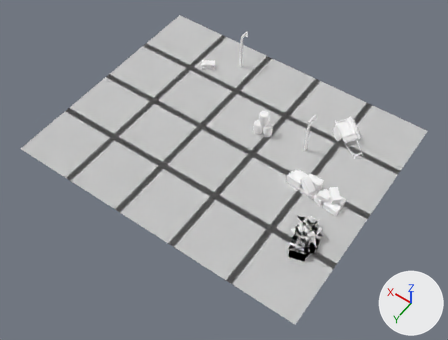
The glTF model mods/shared-extra-goods/data/jakob/tea/tea_factory/propsonly_tea_factory_2.gltf as it was, and as the next commit left it.
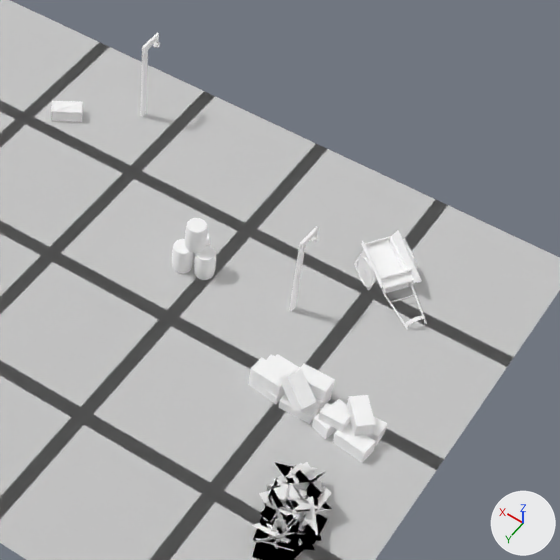
Old and new are each drawn whole from a 50 mm camera at (-3.76, 5.33, 7.56) aimed at (-0.28, 0.45, -0.11) and again close up on the part from 40% to 94% of the width and 5% to 76% of the height. Lighting does not change. The marker at lower right points along +X, +Y and +Z. Where no turn or scale is listed for an object, it has been applied to the vertices.

Objects in the first close-up: 'file_b2_ground1.013', 'file_b2_ground3.015', 'file_b2_ground3.062', 'file_b2_ground3.068', 'file_b2_ground3.069', 'file_b2_ground3.071', 'file_b2_ground3.072', 'file_b2_ground3.073', 'file_b2_ground3.074', 'file_ground.012', 'file_ground.014', 'file_ground.021', 'prop_box_b2_2', 'prop_box_pile_b2_3', 'prop_box_pile_b2_4', 'prop_carriage_b2_1'.
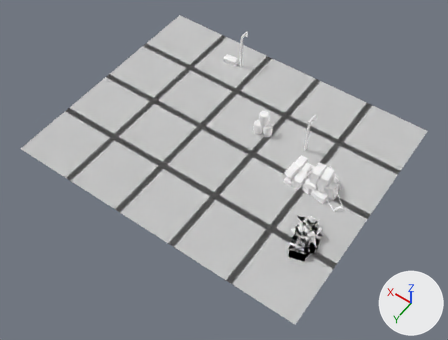
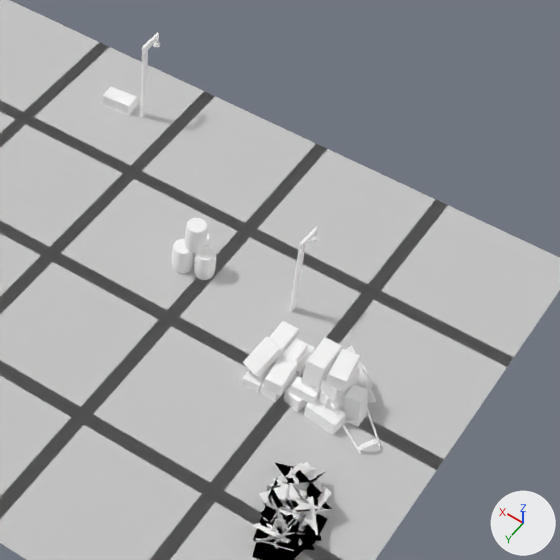
Where the change shows, as pixel boxes [x1, y1, x2, y2] in the close-ups (560 x 560 px):
'prop_box_pile_b2_3', moved, turned: before [248, 354, 335, 424]; after [242, 321, 315, 402]
'prop_box_pile_b2_4', moved: before [312, 395, 387, 463]; after [284, 376, 346, 435]
'prop_carriage_b2_1', moved: before [354, 230, 427, 330]; after [320, 345, 381, 454]
'prop_box_pile4_b1.001', added: after [301, 337, 369, 427]
'prop_box_b2_2', moved, turned: before [51, 100, 83, 122]; after [102, 86, 137, 115]

Diff of the bpy script that builds the scene:
```diff
--- a/mods/shared-extra-goods/data/jakob/tea/tea_factory/propsonly_tea_factory_2.gltf.py
+++ b/mods/shared-extra-goods/data/jakob/tea/tea_factory/propsonly_tea_factory_2.gltf.py
@@ mat_data_graphics_props_storage_wooden_box_pile_small_04_prp @@
+mat_data_graphics_props_storage_wooden_box_pile_small_04_prp = principled_material('data\\graphics\\props\\storage\\wooden_box_pile_small_04.prp')
+mat_data_graphics_props_storage_wooden_box_pile_small_04_prp.base_color = (1.0, 1.0, 1.0)  # white #ffffff
+mat_data_graphics_props_storage_wooden_box_pile_small_04_prp.metallic = 1.0
+mat_data_graphics_props_storage_wooden_box_pile_small_04_prp.roughness = 1.0
@@ me_data_graphics_props_storage_wooden_box_pile_small_04_prp_001 @@
+me_data_graphics_props_storage_wooden_box_pile_small_04_prp_001.from_pydata(...)  # 72 vertices, 90 faces; spans x -0.283..0.157, y -0.109..0.146, z -0.005..0.431
+me_data_graphics_props_storage_wooden_box_pile_small_04_prp_001.materials.append(mat_data_graphics_props_storage_wooden_box_pile_small_04_prp)  # white #ffffff
@@ ob_prop_carriage_b2_1 @@
 ob_prop_carriage_b2_1 = bpy.data.objects.new('prop_carriage_b2_1', me_data_graphics_props_vehicles_economy_market_horse_carriage__002)
-ob_prop_carriage_b2_1.location = (-1.577, -1.167, 0.0)
+ob_prop_carriage_b2_1.location = (-1.816, -0.097, 0.0)
@@ ob_prop_box_pile_b2_3 @@
 ob_prop_box_pile_b2_3 = bpy.data.objects.new('prop_box_pile_b2_3', me_mesh_0_334)
-ob_prop_box_pile_b2_3.location = (-1.485, 0.051, 0.0)
-ob_prop_box_pile_b2_3.rotation_euler = (0.0, 0.0, -1.601)  # degrees (0, 0, -92)
+ob_prop_box_pile_b2_3.location = (-1.341, -0.055, 0.0)
+ob_prop_box_pile_b2_3.rotation_euler = (0.0, 0.0, -3.098)  # degrees (0, 0, -178)
@@ ob_prop_box_b2_2 @@
 ob_prop_box_b2_2 = bpy.data.objects.new('prop_box_b2_2', me_data_graphics_props_storage_wooden_box_prp_003)
-ob_prop_box_b2_2.location = (1.25, -1.208, -0.011)
-ob_prop_box_b2_2.rotation_euler = (0.0, 0.0, 2.138)  # degrees (0, 0, 122)
+ob_prop_box_b2_2.location = (0.991, -1.536, -0.011)
+ob_prop_box_b2_2.rotation_euler = (0.0, 0.0, 1.657)  # degrees (0, 0, 95)
@@ ob_prop_box_pile_b2_4 @@
 ob_prop_box_pile_b2_4 = bpy.data.objects.new('prop_box_pile_b2_4', me_mesh_0_001)
-ob_prop_box_pile_b2_4.location = (-1.975, 0.133, 0.001)
+ob_prop_box_pile_b2_4.location = (-1.719, 0.056, 0.001)
@@ ob_prop_box_pile4_b1_001 @@
+ob_prop_box_pile4_b1_001 = bpy.data.objects.new('prop_box_pile4_b1.001', me_data_graphics_props_storage_wooden_box_pile_small_04_prp_001)
+ob_prop_box_pile4_b1_001.location = (-1.709, -0.04, 0.0)
```
